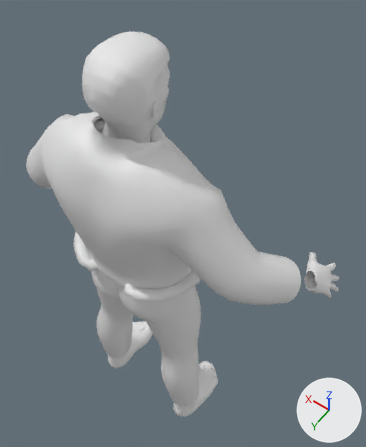
What one commit did to the glTF model assets/models/lab_ref/ref_marcus_mpfb.glb.
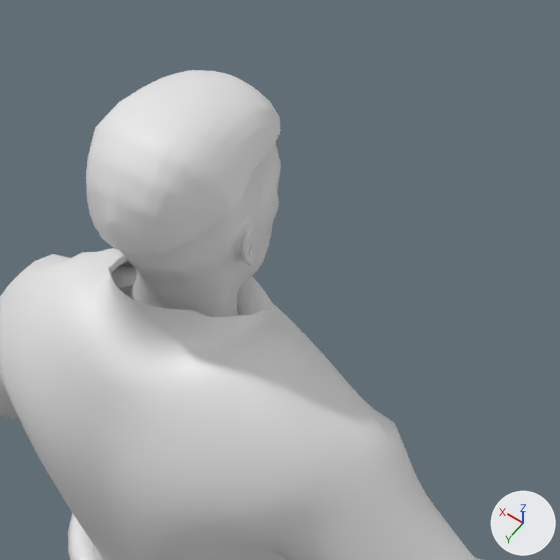
There are two pictures of each version: one whole from a camera (50 mm lens) standing at (-0.665, 0.663, 2.444) and looking at (-0.006, -0.26, 0.993), one close up on the part from 12% to 81% of the width and 0% to 56% of the height. Arrows for +X, +Y and +Z are at lower right; the lights stay in place. The last two pictures show the newer version.

In view in the first close-up: 'Marcus_Base', 'Marcus_Belt', 'Marcus_Collar', 'Marcus_Hair', 'Marcus_Jacket'.
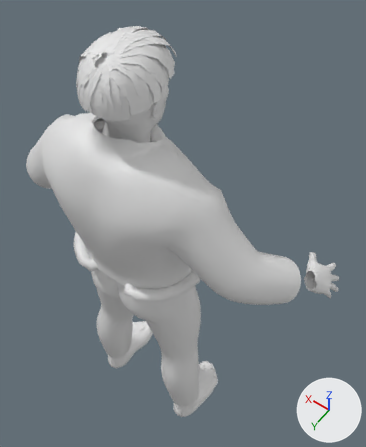
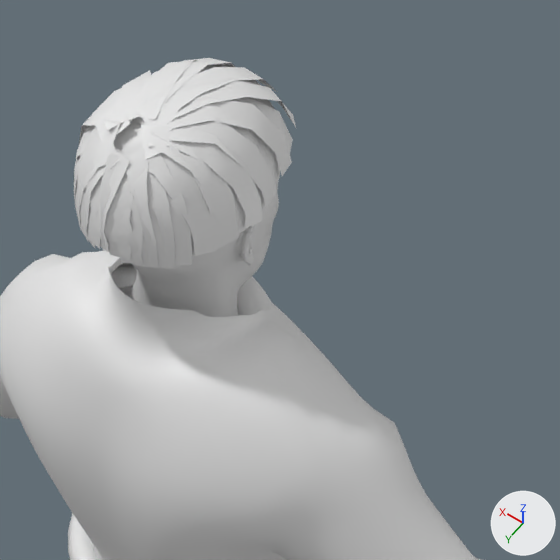
Where the change shows, as pixel boxes [x1, y1, x2, y2] in the close-ups (560 x 560 px):
'Marcus_HairCards', added: after [74, 58, 296, 268]
'Marcus_Hair', unchanged, covered by the edit: before [86, 70, 281, 256]; after [116, 97, 274, 154]

Patch to the scene script:
```diff
--- a/assets/models/lab_ref/ref_marcus_mpfb.glb.py
+++ b/assets/models/lab_ref/ref_marcus_mpfb.glb.py
@@ mat_marcus_hair_cards @@
+mat_marcus_hair_cards = principled_material('marcus_hair_cards')
+mat_marcus_hair_cards.base_color = (0.8, 0.8, 0.8)  # white #e7e7e7
@@ me_marcus_haircards @@
+me_marcus_haircards.from_pydata(...)  # 624 vertices, 520 faces; spans x -0.102..0.1, y -0.171..0.075, z 1.716..1.839
+me_marcus_haircards.materials.append(mat_marcus_hair_cards)  # white #e7e7e7
@@ ob_marcus_haircards @@
+ob_marcus_haircards = bpy.data.objects.new('Marcus_HairCards', me_marcus_haircards)
+ob_marcus_haircards.location = (0.0, 0.0, 0.0)
```
